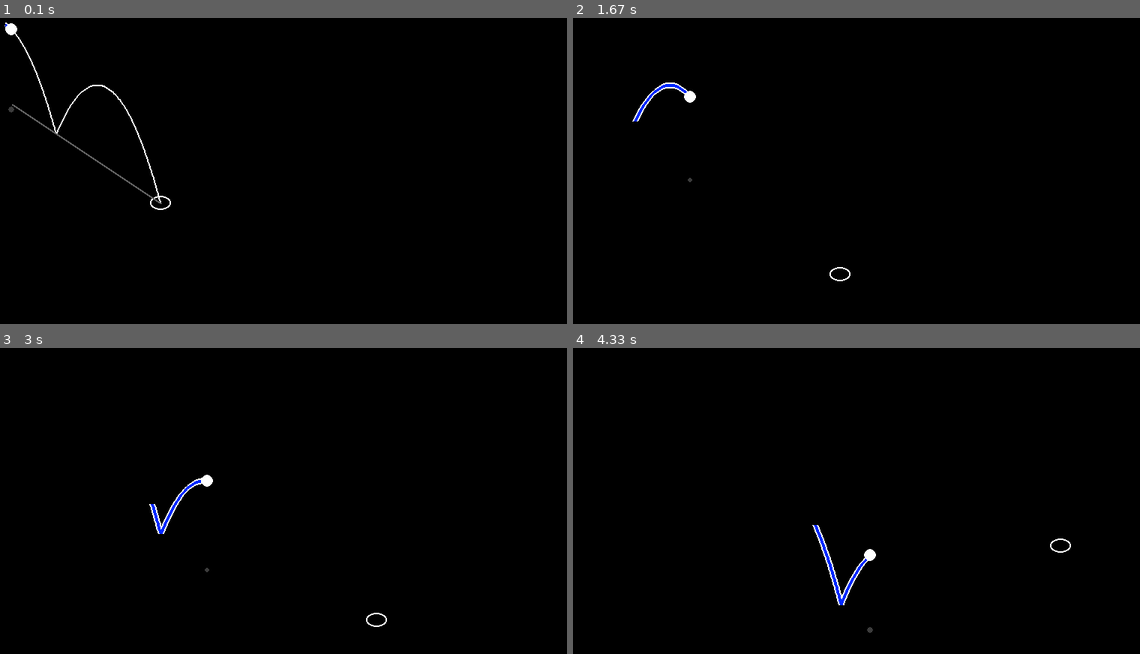
Above: before the commit, frames 1-4 (two rows, left to right).
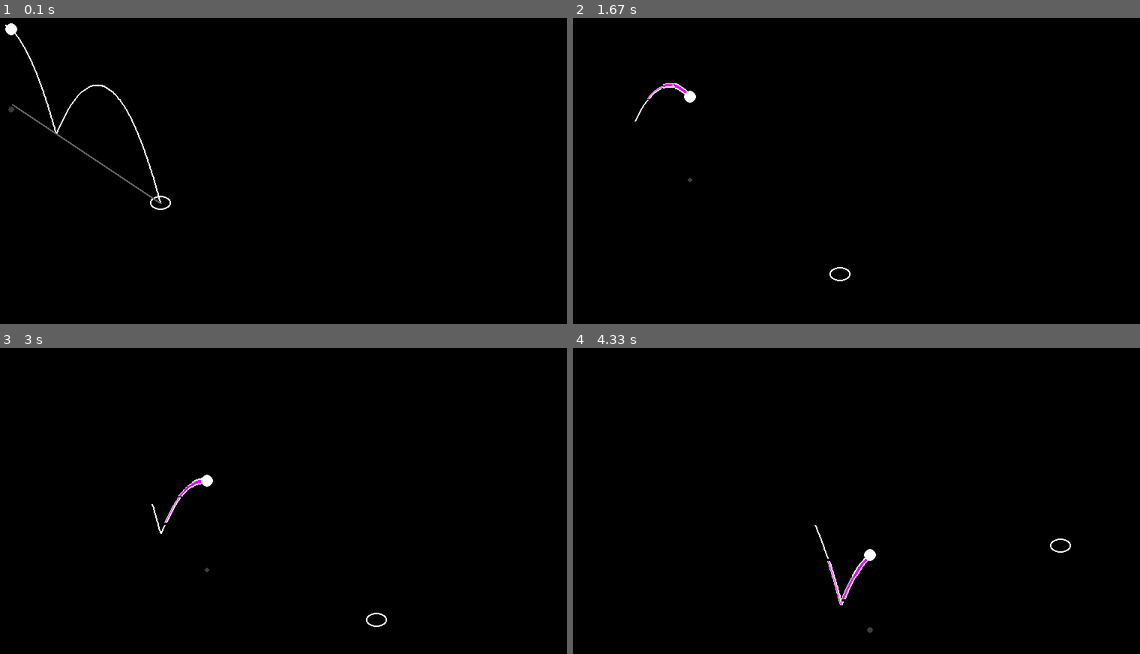
Above: after the commit, the same moments.

Repository: adhritarchak/CSI-2999-Group-C
Game: pygame game, started from Main.py
Two runs of this game, one before a commit and one after it. Both use one fixed random seed, a clock stepped at 60 frames per second and the inputs below.
Inputs:
- Up to frame 1 (0.1 s): no input
- Up to frame 2 (1.67 s): tap Space at 0.33 s
- Up to frame 3 (3 s): no input
- Up to frame 4 (4.33 s): no input

The runs differ from the first frame. In frame 1, less than 0.1% of the frame differs, in the area x 0-2%, y 1-4%; in frame 2, 0.2%; in frame 3, 0.3%; in frame 4, 0.4%, in the area x 42-52%, y 57-85%.

Commit message:
Improved the trail graphics and refined some physics functions

Diff:
--- a/Enums.py
+++ b/Enums.py
@@ -36,3 +36,6 @@
 SHADOW = (0, 50, 0, 100)
 PADDLE1_COLOR = (255, 100, 100)
 PADDLE2_COLOR = (100, 100, 255)
+
+# Other constants
+MAX_VELOCITY = 10
--- a/Pong.py
+++ b/Pong.py
@@ -9,6 +9,7 @@
     position: tuple[float, float]
     bounds: tuple[float, float, float, float]
     speed: float
+    velocity: tuple[float, float]
 
     upKey: int = -1
     downKey: int = -1
@@ -22,6 +23,7 @@
         pg.draw.rect(surface=self.paddleSurface, color=WHITE, rect=(0, 0, width, height), width=2)
         self.position = initialPos
         self.speed = speed
+        self.velocity = (0, 0)
 
     def get_rect(self):
         return self.paddleSurface.get_rect()
@@ -58,7 +60,10 @@
         if self.rightKey >= 0:
             if keyList[self.rightKey] and self.position[X] < self.bounds[RIGHT]:
                 move_x += self.speed
-
+        self.velocity = (
+            move_x,
+            move_y
+        )
         self.position = (
             self.position[X] + move_x,
             self.position[Y] + move_y
--- a/ball.py
+++ b/ball.py
@@ -105,6 +105,13 @@
             self.__velocity[Y] + impulse[Y],
             self.__velocity[HEIGHT] + impulse[HEIGHT]
         )
+    def impulse(self, impulse: tuple[float, float]):
+        '''Apply an impulse to the ball, changing its velocity.'''
+        self.__velocity = (
+            self.__velocity[X] + impulse[X],
+            self.__velocity[Y] + impulse[Y],
+            self.__velocity[HEIGHT]
+        )
     def bounce(self, normal_x: float, normal_y: float):
         '''Bounce the ball off a surface with the given normal vector.'''
         # Calculate the dot product of the velocity and the normal
@@ -116,6 +123,12 @@
             -self.__velocity[HEIGHT]
         )
         self.trailPositions.clear()
+    def multiplyVelocity(self, value: float):
+        self.__velocity = (
+            self.__velocity[X] * value,
+            self.__velocity[Y] * value,
+            self.__velocity[HEIGHT]
+        )
 
     def draw(self, screen):
         self.update_position()  # Update the ball's position before drawing
@@ -206,17 +219,54 @@
         if self.trailPositions.length() < 2:
             return
         points = self.trailPositions.positionList()
-        trailColor = hsv_to_rgb(1 - min(self.velocityMagnitude() / 5, 1), 1, 1)
+        trailColor = hsv_to_rgb(1 - min(self.velocityMagnitude() / MAX_VELOCITY, 1), 1, 1)
         trailColor = (
             int(trailColor[0] * 255),
             int(trailColor[1] * 255),
             int(trailColor[2] * 255)
         )
-
+        if len(points) >= int(self.trailPositions.trailSize / 4):
+            pg.draw.lines(surface=screen, color=WHITE, closed=False,
+                        points=points[:int(self.trailPositions.trailSize / 4)],
+                        width=int(self.trailThickness / 4))
+        else:
+            pg.draw.lines(surface=screen, color=WHITE, closed=False,
+                        points=points, width=int(self.trailThickness / 4))
+            return
+        if len(points) >= int(self.trailPositions.trailSize / 2):
+            pg.draw.lines(surface=screen, color=WHITE, closed=False,
+                        points=points[int(self.trailPositions.trailSize / 4):int(self.trailPositions.trailSize / 2)],
+                        width=int(self.trailThickness / 2))
+            pg.draw.lines(surface=screen, color=trailColor, closed=False,
+                        points=points[int(self.trailPositions.trailSize / 4):int(self.trailPositions.trailSize / 2)],
+                        width=int(self.trailThickness / 4) - 1)
+        else:
+            pg.draw.lines(surface=screen, color=WHITE, closed=False,
+                        points=points[int(self.trailPositions.trailSize / 4) - 2:],
+                        width=int(self.trailThickness / 2))
+            pg.draw.lines(surface=screen, color=trailColor, closed=False,
+                        points=points[int(self.trailPositions.trailSize / 4) - 2:],
+                        width=int(self.trailThickness / 4) - 1)
+            return
+        if len(points) >= int(self.trailPositions.trailSize * 3/4):
+            pg.draw.lines(surface=screen, color=WHITE, closed=False,
+                        points=points[int(self.trailPositions.trailSize / 2):int(self.trailPositions.trailSize * 3/4)],
+                        width=int(self.trailThickness * 3/4))
+            pg.draw.lines(surface=screen, color=trailColor, closed=False,
+                        points=points[int(self.trailPositions.trailSize / 2):int(self.trailPositions.trailSize * 3/4)],
+                        width=int(self.trailThickness * 3/8))
+        else:
+            pg.draw.lines(surface=screen, color=WHITE, closed=False,
+                        points=points[int(self.trailPositions.trailSize / 2) - 2:],
+                        width=int(self.trailThickness * 3/4))
+            pg.draw.lines(surface=screen, color=trailColor, closed=False,
+                        points=points[int(self.trailPositions.trailSize / 2) - 2:],
+                        width=int(self.trailThickness * 3/8))
+            return
         pg.draw.lines(surface=screen, color=WHITE, closed=False,
-                      points=points, width=self.trailThickness)
+                    points=points[int(self.trailPositions.trailSize * 3/4) - 2:], width=int(self.trailThickness))
         pg.draw.lines(surface=screen, color=trailColor, closed=False,
-                       points=points, width=int(self.trailThickness / 2))
+                    points=points[int(self.trailPositions.trailSize * 3/4) - 2:], width=int(self.trailThickness / 2))
 
 ball_characteristics = Ball(x=30, y=300, height=100, speed_x=1.5, speed_y=0.2, radius=8)  # Example initialization
 ball_characteristics.draw(pg.display.set_mode((800, 600)))  # Example drawing on a Pygame screen
--- a/game.py
+++ b/game.py
@@ -97,6 +97,7 @@
 
     if ball.height() < 15 and ball.within_rect(paddle1.get_rect(), paddle1.position):
         ball.bounce(1, 0)
+        ball.impulse((paddle1.velocity[X] * 0.5, paddle1.velocity[Y] * 0.5))
     if ball.height() < 15 and ball.within_rect(paddle2.get_rect(), paddle2.position):
         ball.bounce(-1, 0)
 
